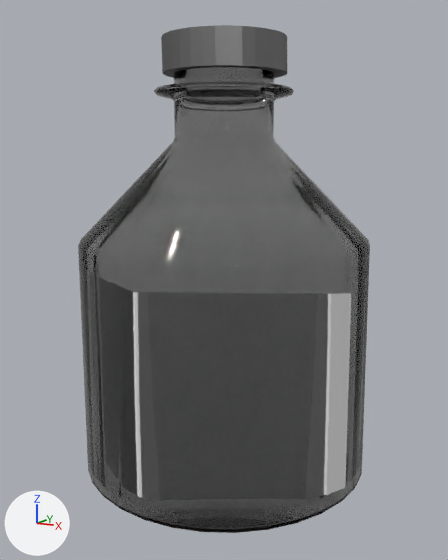
Two versions of the Blender file 50ml.blend, one commit apart.
Before and after are seen from a 50 mm camera at (8.48, -11.48, 7.98) aimed at (0.76, 1.78, 4.88). Arrows for +X, +Y and +Z are at lower left; the lights stay in place.
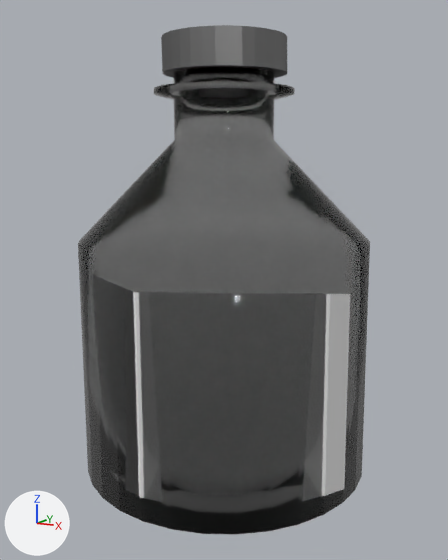
Location of each change, (x1, y1, x2, y2) in pixels of the pictures (448 x 560 px):
'Cylinder.001', modifiers changed: before (78, 67, 370, 533); after (78, 67, 370, 534)
'50ml', modifiers changed: before (133, 292, 351, 497); after (133, 292, 350, 498)

The edits, one by one:
Object 'Cylinder.001' (ob_cylinder_001) loses its BEVEL modifier named 'Bevel'.
Modifier setting removed (it was limit_method = 'NONE').
Modifier setting removed (it was spread = 0.0).
